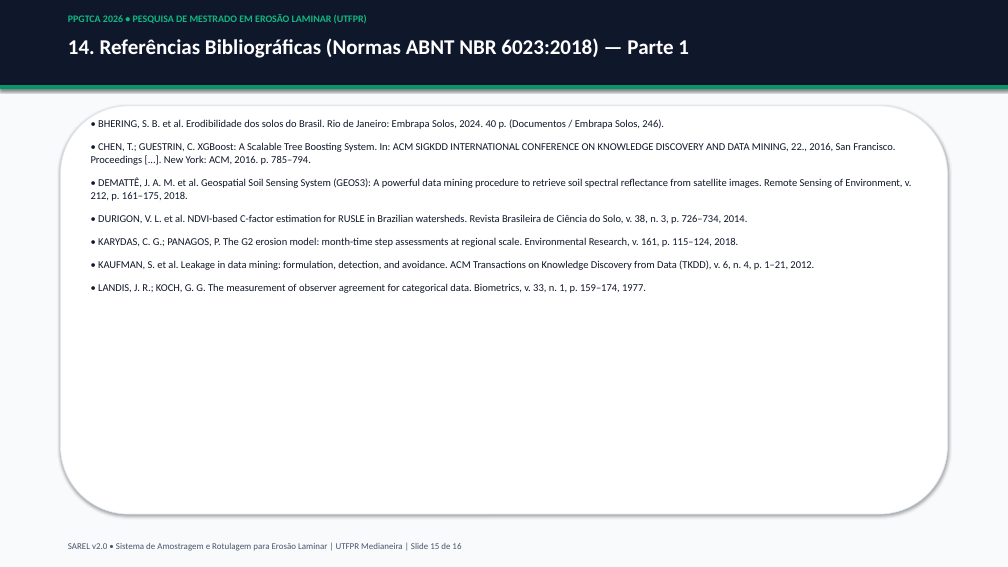
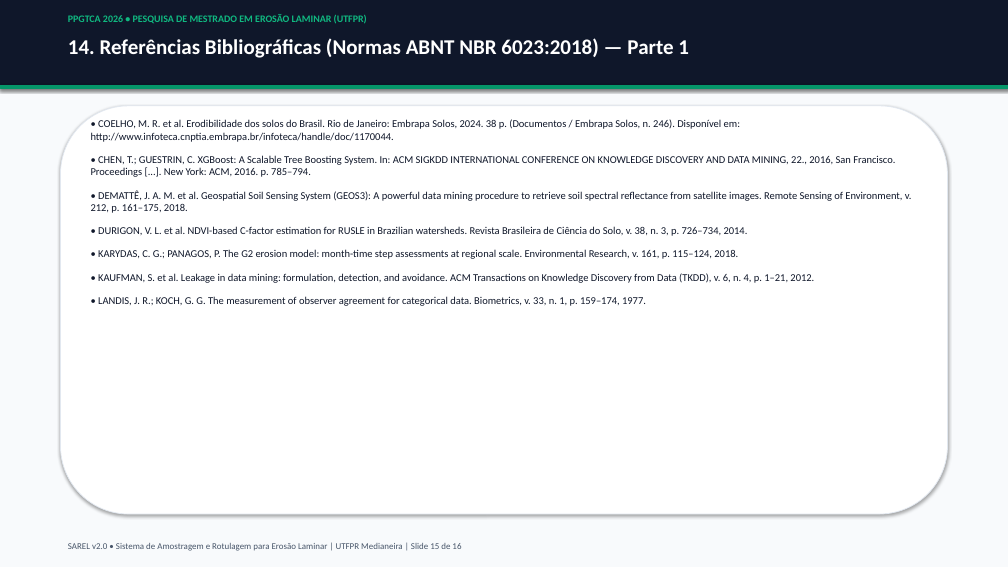
Before and after one commit to RedZardoz/localizador-erosao-v02, a slide deck: slide 15 of docs/Apresentacao_SAREL_PPGTCA_2026.pptx. Drawn at 1008x567 pixels with LibreOffice and Linux fonts; fonts in the diff are those of the drawing. Boxes give left, top, right and bottom in pixels: in the first picture for what was removed or moved away, otherwise in the second. Text is boxed around its words. In the diff, an @@ line names an element or a change of style, - is before the commit and + after.

Commit message:
docs(bibliografia): retificar autoria para Coelho et al. (2024) no Doc. 246 Embrapa Solos

```diff
--- a/docs/Apresentacao_SAREL_PPGTCA_2026.pptx
+++ b/docs/Apresentacao_SAREL_PPGTCA_2026.pptx
@@ text at <box>91,119,740,142</box>: text changed @@
-• BHERING, S. B. et al. Erodibilidade dos solos do Brasil. Rio de Janeiro: Embrapa Solos, 2024. 40 p. (Documentos / Embrapa Solos, 246).
+• COELHO, M. R. et al. Erodibilidade dos solos do Brasil. Rio de Janeiro: Embrapa Solos, 2024. 38 p. (Documentos / Embrapa Solos, n. 246). Disponível em: http://www.infoteca.cnptia.embrapa.br/infoteca/handle/doc/1170044.
```
Also in this commit, not shown: 7 other files.
